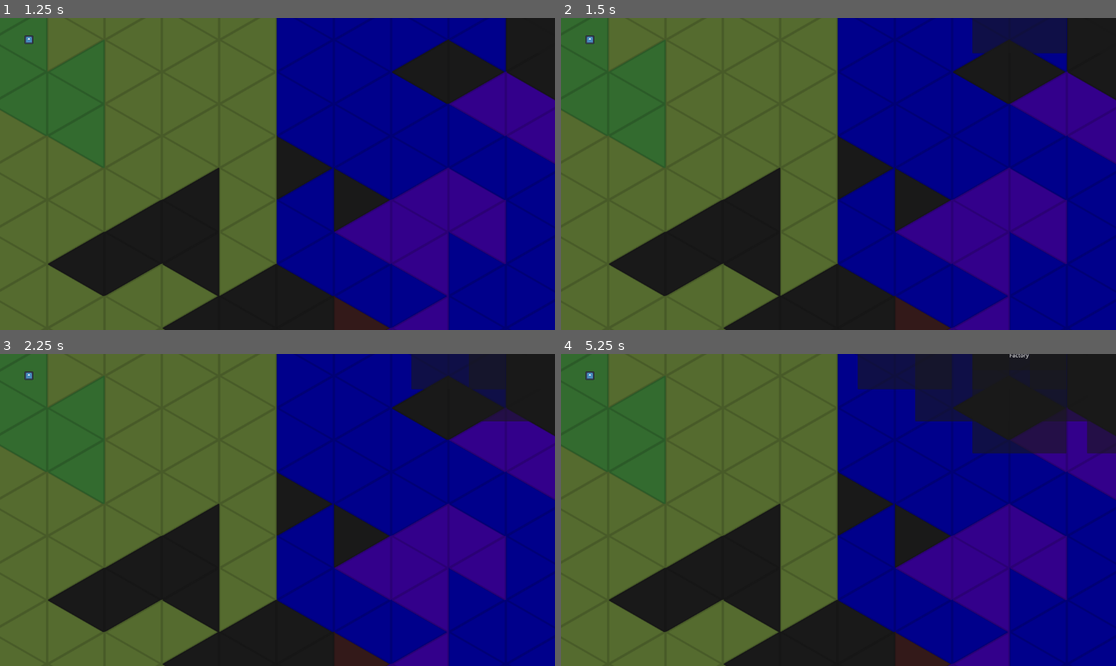
Above: before the commit, frames 1-4 (two rows, left to right).
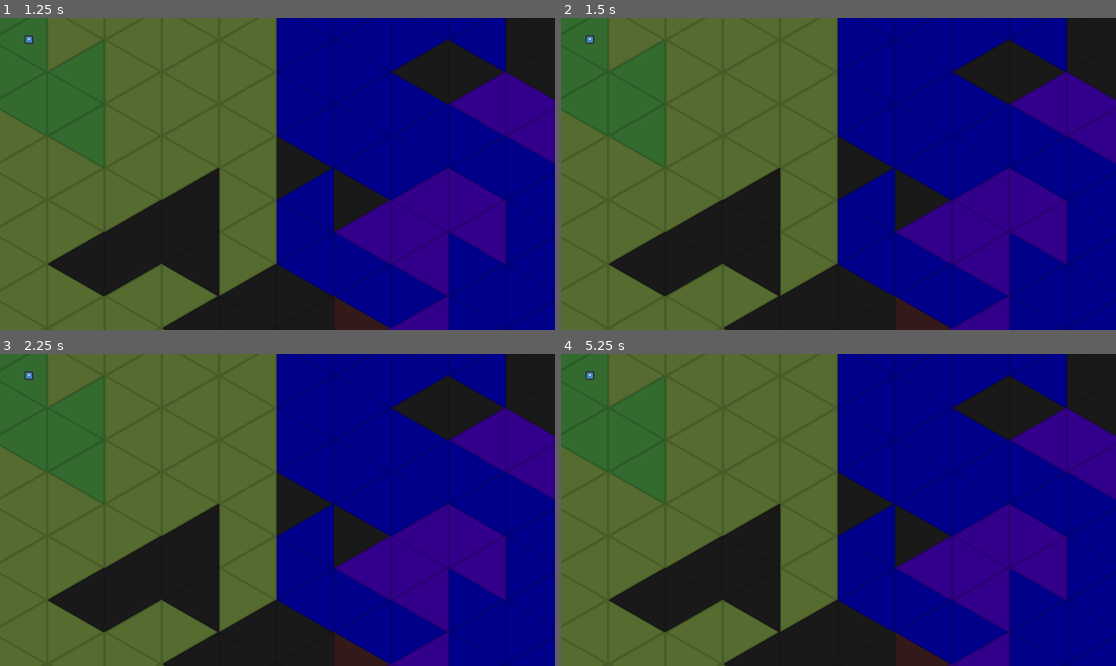
Above: after the commit, the same moments.

Repository: arrowira/microjam57
Game: Godot game, scene res://scenes/main.tscn
Same seed, same stepped clock (60 frames per second), same inputs: the game is played once before the commit and once after it. The engine's default icon, where the game draws it, is replaced by a stand-in: a white triangle on a blue panel in a dark square.
Inputs (mouse positions are in pixels of both pictures, inside the frame that each line leads up to):
- Up to frame 1 (1.25 s): tap Enter at 0.5 s; move the mouse to (527, 39) at 0.52 s; click (527, 39) at 0.6 s
- Up to frame 2 (1.5 s): tap Space at 1.25 s; move the mouse to (971, 39) at 1.27 s; click (971, 39) at 1.35 s
- Up to frame 3 (2.25 s): tap Enter at 2 s; move the mouse to (466, 407) at 2.02 s; click (466, 407) at 2.1 s
- Up to frame 4 (5.25 s): tap Space at 2.75, 4.25 s; move the mouse to (1088, 441) at 2.77 s; click (1088, 441) at 2.85 s; tap Enter at 3.5 s; move the mouse to (855, 375) at 3.52 s; click (855, 375) at 3.6 s; move the mouse to (916, 407) at 4.27 s; click (916, 407) at 4.35 s; move the mouse to (971, 441) at 5.02 s; click (971, 441) at 5.1 s

Frame 1 is identical in both runs. In frame 2, 1.7% of the frame differs, in the area x 74-92%, y 0-12%; in frame 3, 2.1%; in frame 4, 7.2%, in the area x 53-100%, y 0-32%.

Commit message:
working build menu

Diff:
--- a/colonysim-micro-jam/scenes/main.tscn
+++ b/colonysim-micro-jam/scenes/main.tscn
@@ -31,5 +31,10 @@
 
 [node name="mousemirror" parent="." instance=ExtResource("3_sugp2")]
 
+[node name="buildCD" type="Timer" parent="."]
+wait_time = 0.054
+one_shot = true
+
 [connection signal="mouse_entered" from="CanvasLayer/Area2D" to="Camera2D" method="_on_area_2d_mouse_entered"]
 [connection signal="mouse_exited" from="CanvasLayer/Area2D" to="Camera2D" method="_on_area_2d_mouse_exited"]
+[connection signal="timeout" from="buildCD" to="." method="_on_build_cd_timeout"]
--- a/colonysim-micro-jam/scripts/main.gd
+++ b/colonysim-micro-jam/scripts/main.gd
@@ -1,6 +1,9 @@
 extends Node2D
 
 var building = false
+
+func construct():
+	$buildCD.start()
 # Called when the node enters the scene tree for the first time.
 func _ready() -> void:
 	pass # Replace with function body.
@@ -9,3 +12,7 @@
 # Called every frame. 'delta' is the elapsed time since the previous frame.
 func _process(delta: float) -> void:
 	pass
+
+
+func _on_build_cd_timeout() -> void:
+	building = false
--- a/colonysim-micro-jam/scripts/tile.gd
+++ b/colonysim-micro-jam/scripts/tile.gd
@@ -4,6 +4,7 @@
 var id = 0
 var building = false
 var flipped = false
+var buildCD = false
 # Called when the node enters the scene tree for the first time.
 func _ready() -> void:
 	if flipped:
@@ -25,6 +26,7 @@
 		$EquilateralTriangle.modulate.a = 1
 
 func construction(id, sprite):
+
 	if sprite == 0:
 		sprite = $EquilateralTriangle
 	#factory
@@ -34,8 +36,9 @@
 				area.get_parent().get_node("EquilateralTriangle").modulate = Color.GRAY
 		sprite.modulate = Color.GRAY
 
+	building=false
 	$BuildMenu.visible = false
-	get_parent().get_parent().building = false
+	get_parent().get_parent().construct()
 
 func build():
 	$BuildMenu.visible=true
@@ -45,8 +48,8 @@
 # Called every frame. 'delta' is the elapsed time since the previous frame.
 func _process(delta: float) -> void:
 	if Input.is_action_just_pressed("click") and inMouse:
-		build()
-
+		if !get_parent().get_parent().building:
+			build()
 
 func _on_clickbox_mouse_entered() -> void:
 	inMouse = true
@@ -71,5 +74,4 @@
 
 
 func _on_factory_b_button_down() -> void:
-	building=false
 	construction(0,0)
